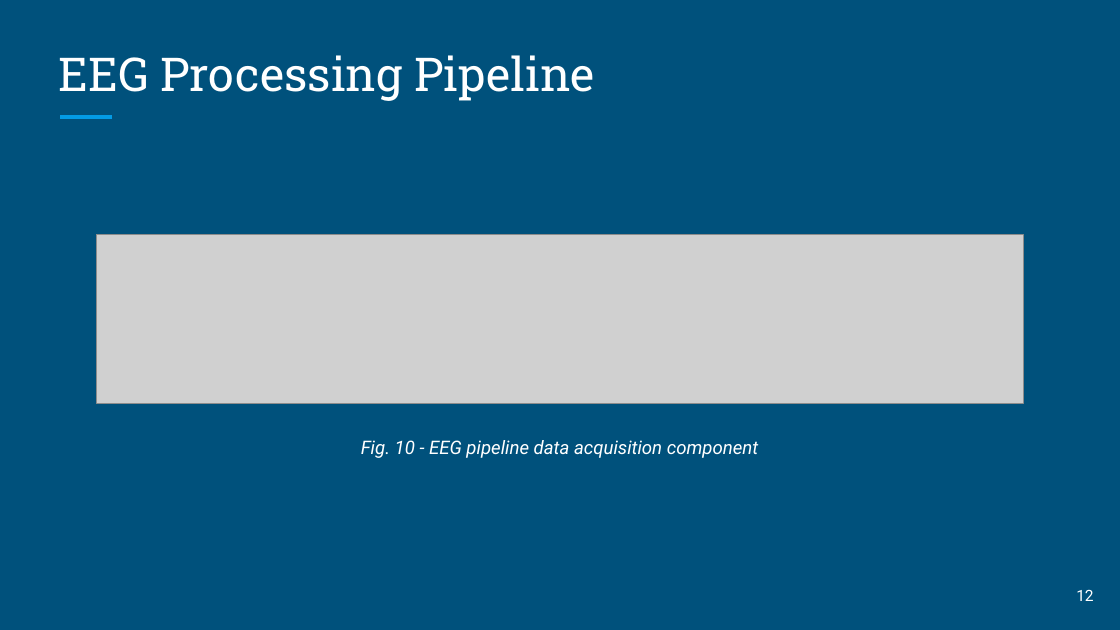
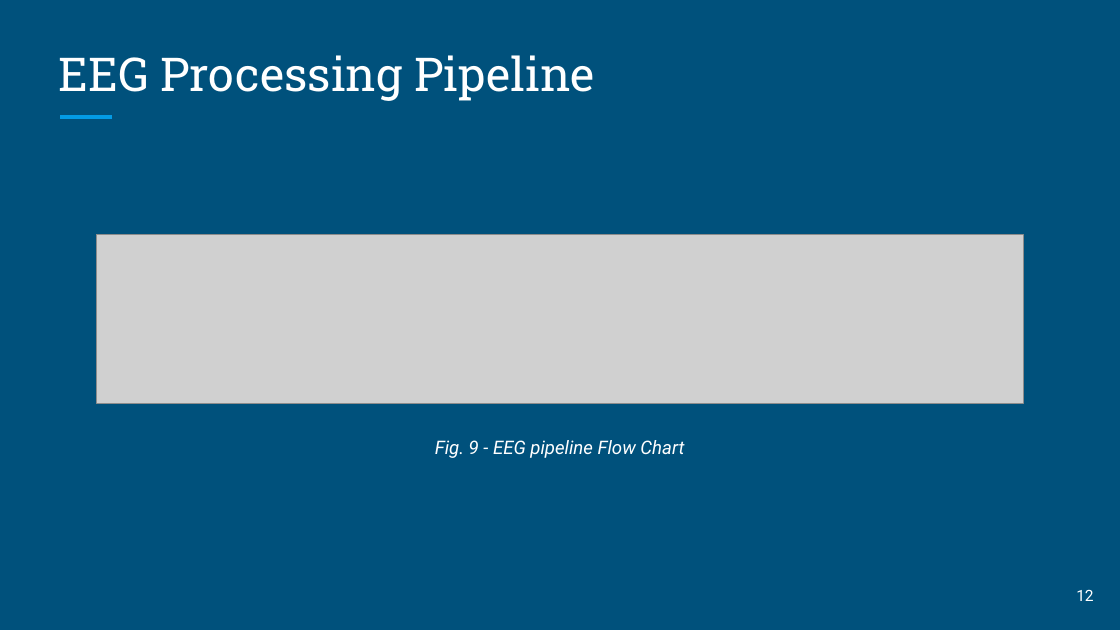
Before and after one commit to knotekbr/cs475_capstone, a slide deck: slide 12 of MindGames Final Presentation (1).pptx. Drawn at 1120x630 pixels with LibreOffice and Linux fonts; fonts in the diff are those of the drawing; grey boxes stand for pictures. Boxes give left, top, right and bottom in pixels: in the first picture for what was removed or moved away, otherwise in the second. Text is boxed around its words. In the diff, an @@ line names an element or a change of style, - is before the commit and + after.

```diff
--- a/MindGames Final Presentation (1).pptx
+++ b/MindGames Final Presentation (1).pptx
@@ text at (435,440,684,458): text changed @@
-Fig. 10 - EEG pipeline data acquisition component
+Fig. 9 - EEG pipeline Flow Chart
```
Also in this commit, not shown: 6 other slides changed, 2 other files.
